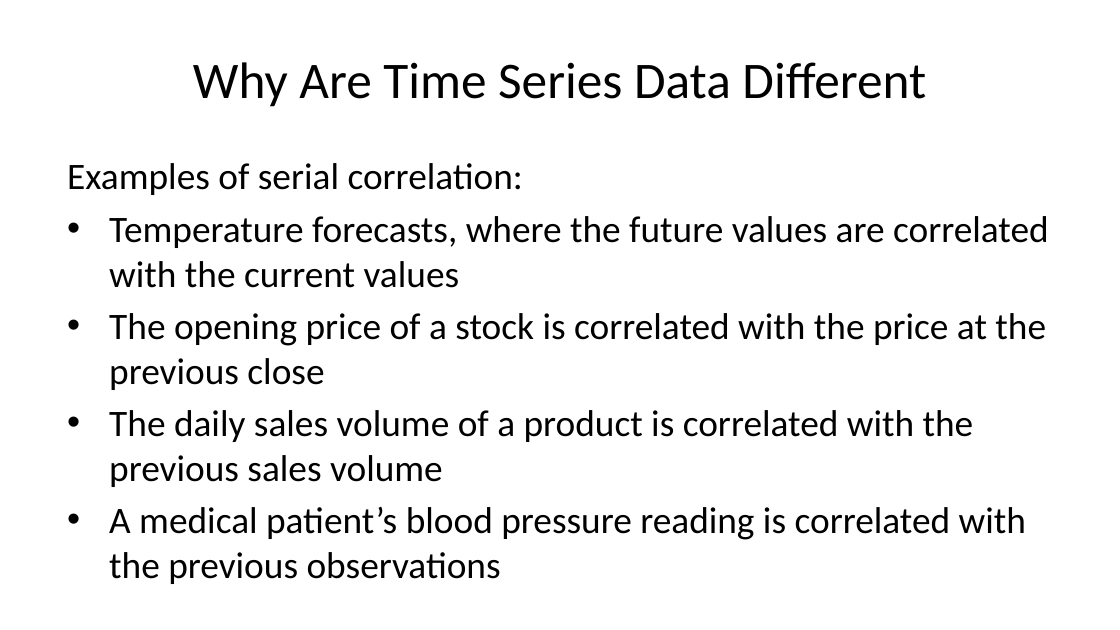
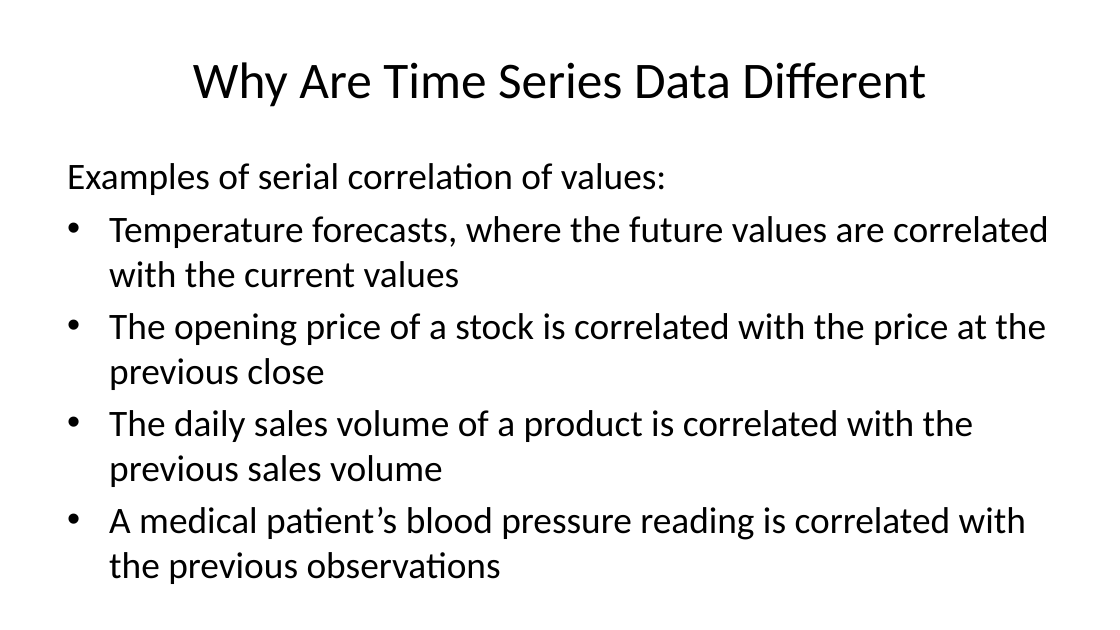
Before and after one commit to StephenElston/CSCI-E-83, a slide deck: slide 5 of LectureSlides/11_PropertiesOfTimeSeries.pptx. Drawn at 1120x630 pixels with LibreOffice and Linux fonts; fonts in the diff are those of the drawing. Boxes give left, top, right and bottom in pixels: in the first picture for what was removed or moved away, otherwise in the second. Text is boxed around its words. In the diff, an @@ line names an element or a change of style, - is before the commit and + after.

```diff
--- a/LectureSlides/11_PropertiesOfTimeSeries.pptx
+++ b/LectureSlides/11_PropertiesOfTimeSeries.pptx
@@ text at box(67, 163, 667, 195): text changed @@
-Examples of serial correlation:
+Examples of serial correlation of values:
```
Also in this commit, not shown: 1 other slide changed.
